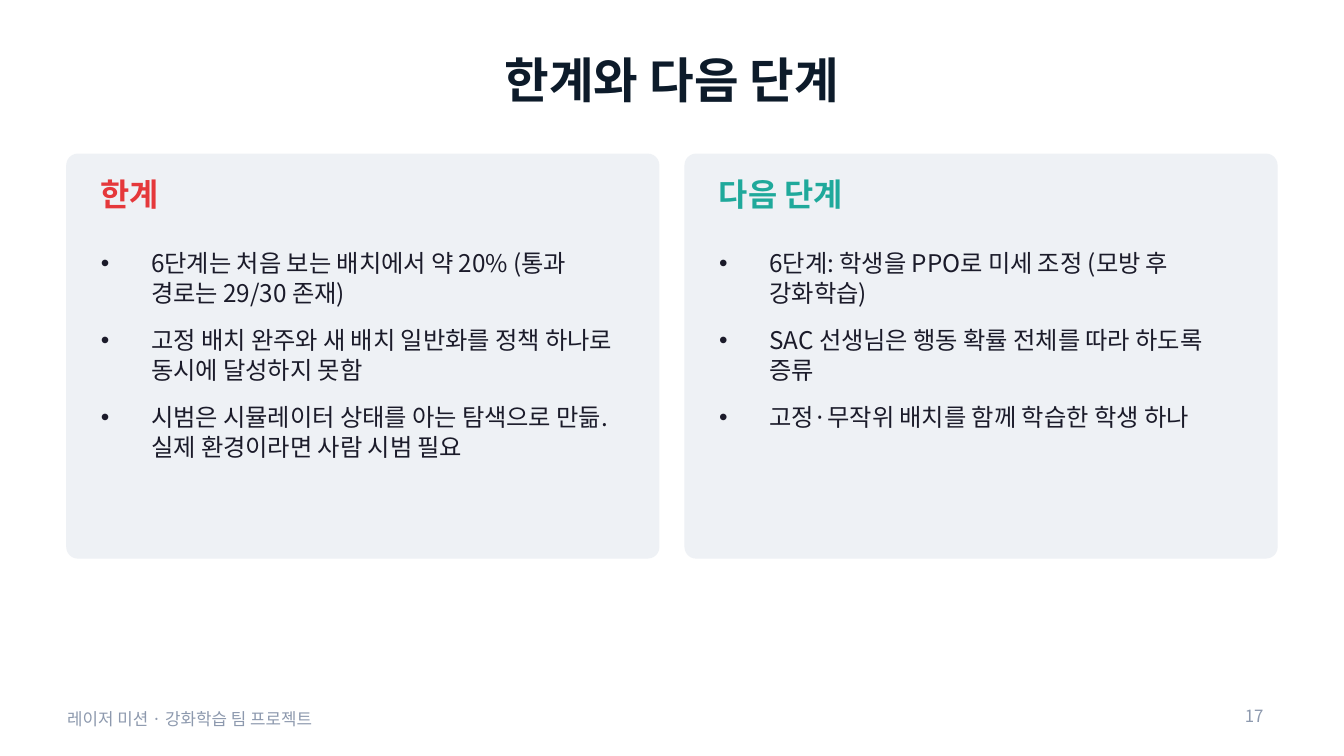
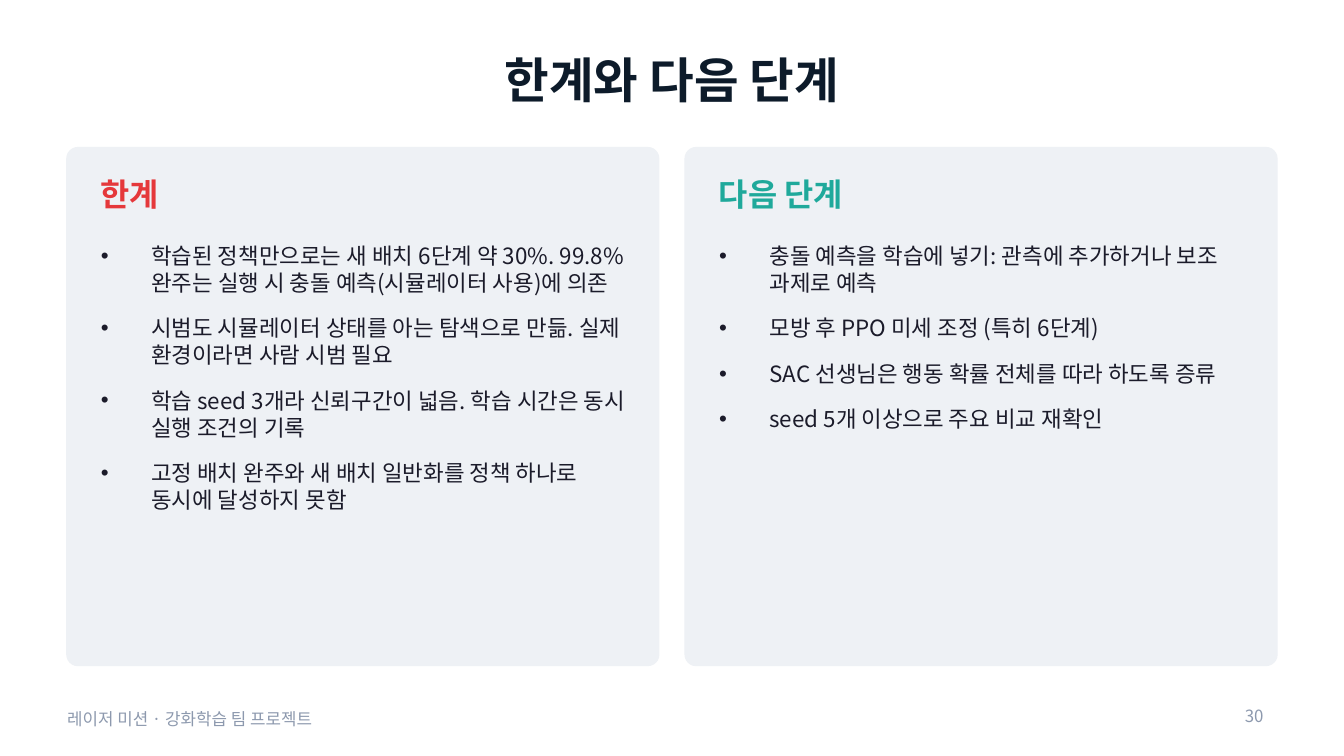
Before and after one commit to changxeokSong/reinforcement_learning, a slide deck: slide 30 of docs/LaserMission_presentation.pptx (slide 17 before the commit). Drawn at 1344x756 pixels with LibreOffice and Linux fonts; fonts in the diff are those of the drawing. Boxes give left, top, right and bottom in pixels: in the first picture for what was removed or moved away, otherwise in the second. Text is boxed around its words. In the diff, an @@ line names an element or a change of style, - is before the commit and + after.

Commit message:
레이저 발표 자료 보강: 목표, 단계 구성, State·Action·Reward, 알고리즘·하이퍼파라미터, 구현 검증, 평가 지표, 실험 목록, 최종 빌드 재비교, 6단계 설계 수정과 충돌 예측, 기여, 참고 자료 (32장)

```diff
--- a/docs/LaserMission_presentation.pptx
+++ b/docs/LaserMission_presentation.pptx
@@ rounded rectangle: place and size @@
-rounded rectangle at <box>67,155,659,558</box>
+rounded rectangle at <box>67,148,659,665</box>
@@ rounded rectangle at <box>67,148,659,665</box>: proportions changed @@
@@ rounded rectangle at <box>685,148,1277,665</box>: proportions changed @@
@@ rounded rectangle: place and size @@
-rounded rectangle at <box>685,155,1277,558</box>
+rounded rectangle at <box>685,148,1277,665</box>
@@ text "학습된 정책만으로는 새 배치 6단계 ...": place and size @@
-text "학습된 정책만으로는 새 배치 6단계 ..." at <box>151,252,612,458</box>
+text "학습된 정책만으로는 새 배치 6단계 ..." at <box>151,245,625,510</box>
@@ text at <box>151,245,625,438</box>: text changed; size 13 to 12 pt @@
-• 6단계는 처음 보는 배치에서 약 20% (통과 경로는 29/30 존재)
+• 학습된 정책만으로는 새 배치 6단계 약 30%. 99.8% 완주는 실행 시 충돌 예측(시뮬레이터 사용)에 의존
+• 시범도 시뮬레이터 상태를 아는 탐색으로 만듦. 실제 환경이라면 사람 시범 필요
+• 학습 seed 3개라 신뢰구간이 넓음. 학습 시간은 동시 실행 조건의 기록
@@ text at <box>769,245,1218,341</box>: text changed; size 13 to 12 pt @@
-• 6단계: 학생을 PPO로 미세 조정 (모방 후 강화학습)
+• 충돌 예측을 학습에 넣기: 관측에 추가하거나 보조 과제로 예측
+• 모방 후 PPO 미세 조정 (특히 6단계)
@@ text at <box>769,363,1216,384</box>: size 13 to 12 pt in "SAC 선생님은 행동 확률 전체를 따라 하도록 ..." @@
@@ text at <box>151,406,608,458</box>: paragraph removed @@
-• 시범은 시뮬레이터 상태를 아는 탐색으로 만듦. 실제 환경이라면 사람 시범 필요
@@ text at <box>769,408,1104,429</box>: text changed; size 13 to 12 pt @@
-• 고정·무작위 배치를 함께 학습한 학생 하나
+• seed 5개 이상으로 주요 비교 재확인
@@ text at <box>151,462,578,510</box>: size 13 to 12 pt in "고정 배치 완주와 새 배치 일반화를 정책 ..." @@
@@ page number at <box>1245,709,1264,722</box>: text changed @@
-17
+30
```
Also in this commit, not shown: 6 other slides changed, 15 slides added, 3 other files.
